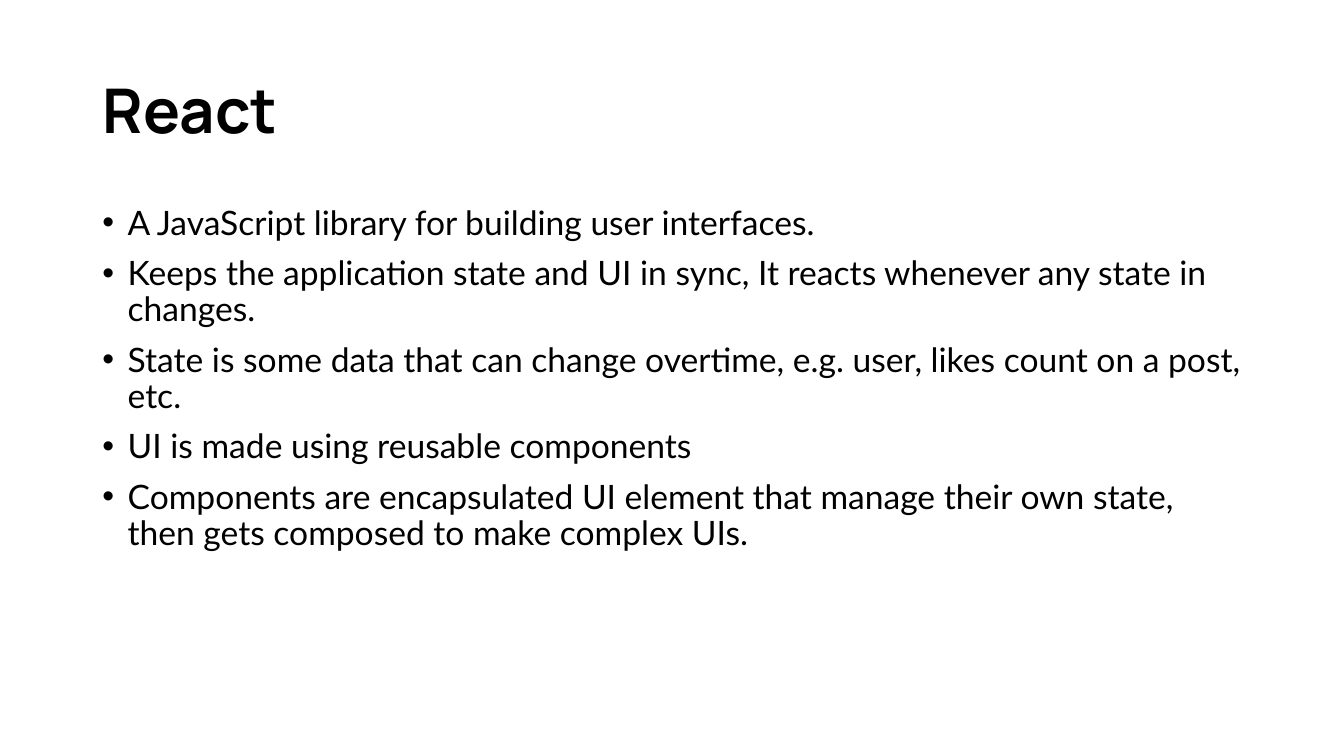
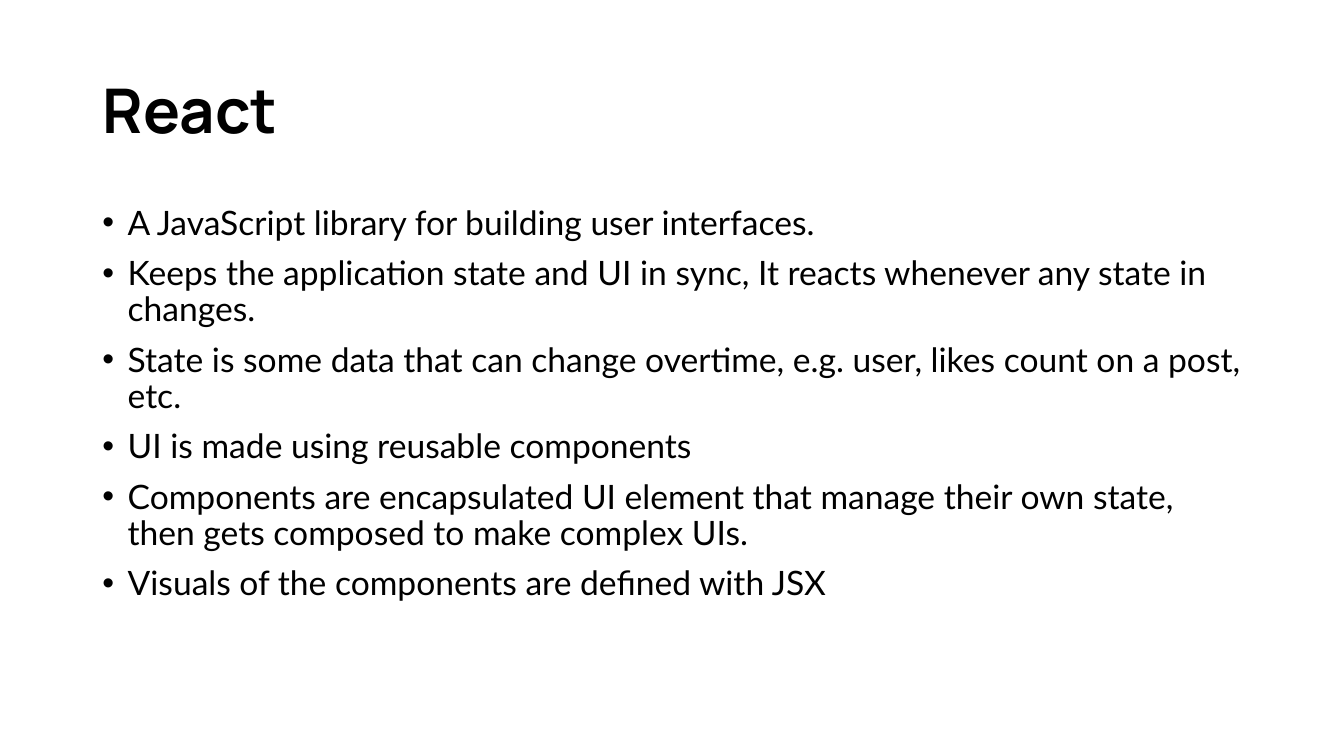
Before and after one commit to d33kshant/webdev-workshop, a slide deck: slide 26 of resources/workshop-presentation.pptx. Drawn at 1344x756 pixels with LibreOffice and Linux fonts; fonts in the diff are those of the drawing. Boxes give left, top, right and bottom in pixels: in the first picture for what was removed or moved away, otherwise in the second. Text is boxed around its words. In the diff, an @@ line names an element or a change of style, - is before the commit and + after.

```diff
--- a/resources/workshop-presentation.pptx
+++ b/resources/workshop-presentation.pptx
@@ text at (128, 570, 826, 601): paragraph added @@
+• Visuals of the components are defined with JSX
```
Also in this commit, not shown: 4 other slides changed, 6 slides added, 1 slide removed.
